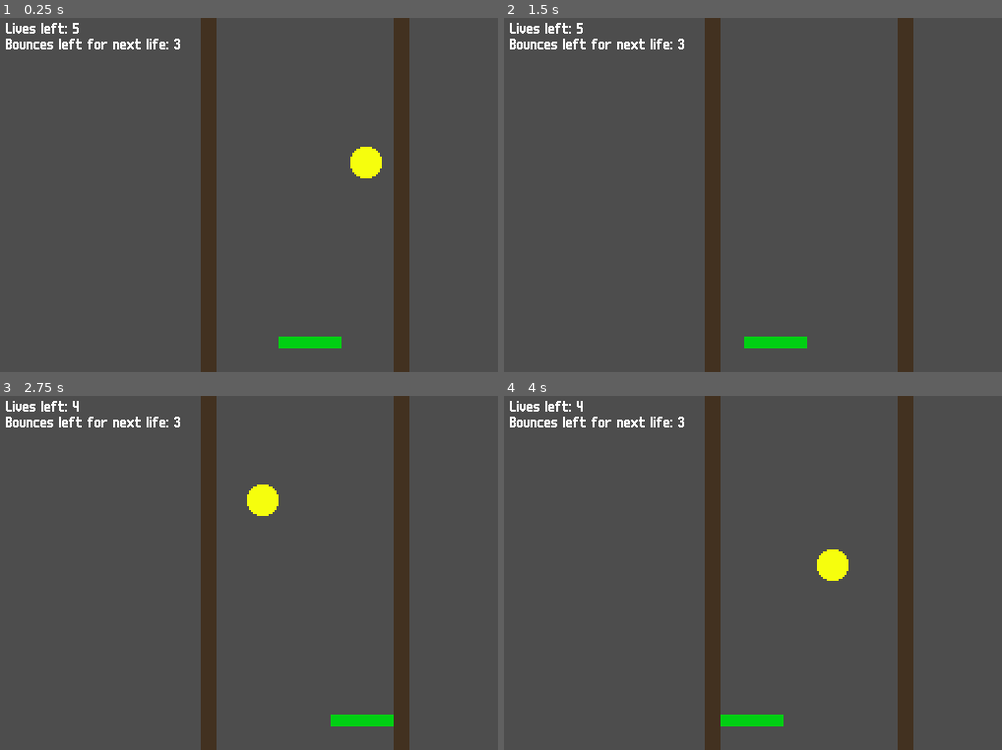
Above: before the commit, frames 1-4 (two rows, left to right).
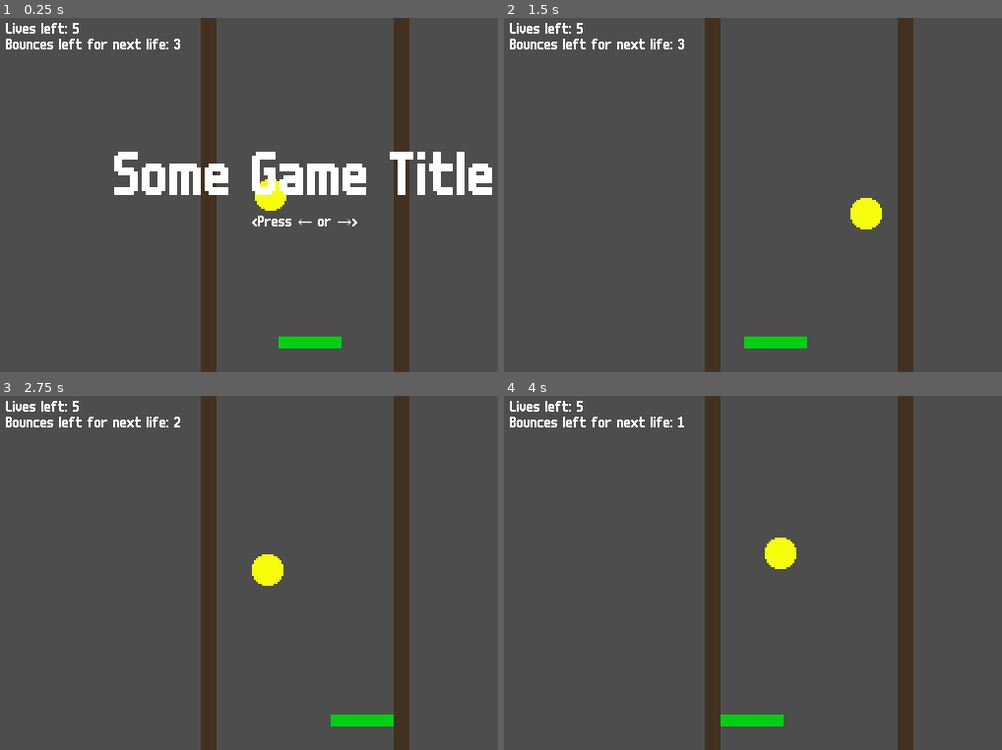
Above: after the commit, the same moments.

Repository: YannVeld/LD60
Game: Godot game, scene res://main.tscn
Same seed, same stepped clock (60 frames per second), same inputs: the game is played once before the commit and once after it.
Inputs:
- Up to frame 1 (0.25 s): no input
- Up to frame 2 (1.5 s): tap Enter at 0.5 s; hold Right (move_right) 0.53-1.28 s; tap R (reroll) at 0.6 s; hold Left (move_left) from 1.28 s (still down); tap 1 at 1.35 s
- Up to frame 3 (2.75 s): release Left (move_left) at 2.03 s; hold Right (move_right) from 2.03 s (still down); tap 2 at 2.1 s
- Up to frame 4 (4 s): tap 3 at 2.85 s; release Right (move_right) at 3.53 s; hold Left (move_left) from 3.53 s (still down); tap 4 at 3.6 s

The runs differ from the first frame. In frame 1, 5.2% of the frame differs, in the area x 22-99%, y 36-59%; in frame 2, 0.5%; in frame 3, 0.9%; in frame 4, 0.9%.

Commit message:
Implemented game restart

Diff:
--- a/Scripts/ball_manager.gd
+++ b/Scripts/ball_manager.gd
@@ -18,7 +18,6 @@
 var out_of_bounds_count: int:
 	get: return _out_of_bounds_count
 
-# Called when the node enters the scene tree for the first time.
 func _ready() -> void:
 	gameProperties.property_changed.connect(_on_ball_count_changed)
 
@@ -30,15 +29,27 @@
 func _on_ball_count_changed(property: String, new_value):
 	if property != "ball_count": return
 
-	var _num_new_balls = gameProperties.ball_count - ball_count
-	if _num_new_balls <= 0:
-		print("Tried to create balls, but there were already enough!")
-		return
+	var _diff = gameProperties.ball_count - ball_count
+	if _diff == 0: return
 
-	for ii in range(_num_new_balls):
-		var _pos = Vector2.ZERO
-		_pos.x = randf_range(-gameProperties.wall_distance/2+16, gameProperties.wall_distance/2-16)
-		_spawn_ball(_pos)
+	while _diff != 0:
+		if _diff > 0:
+			var _pos = Vector2.ZERO
+			_pos.x = randf_range(-gameProperties.wall_distance/2+16, gameProperties.wall_distance/2-16)
+			_spawn_ball(_pos)
+		else:
+			_remove_ball()
+		_diff = gameProperties.ball_count - ball_count
+
+	#var _num_new_balls = gameProperties.ball_count - ball_count
+	#if _num_new_balls <= 0:
+		#print("Tried to create balls, but there were already enough!")
+		#return
+		#
+	#for ii in range(_num_new_balls):
+		#var _pos = Vector2.ZERO
+		#_pos.x = randf_range(-gameProperties.wall_distance/2+16, gameProperties.wall_distance/2-16)
+		#_spawn_ball(_pos)
 
 
 func _spawn_ball(pos_from_center: Vector2):
@@ -52,6 +63,11 @@
 
 	_ball_list.append(_inst)
 
+func _remove_ball():
+	var _ball: Ball = _ball_list[ball_count-1]
+	_ball_list.remove_at(ball_count-1)
+	_ball.queue_free()
+
 func _on_bat_bounce():
 	_bat_bounce_count += 1
 	bat_bounce.emit(_bat_bounce_count)
--- a/Scripts/game_properties.gd
+++ b/Scripts/game_properties.gd
@@ -3,6 +3,16 @@
 signal property_changed(property: String, new_value)
 
 
+var _initial_copy: GameProperties
+func initialize():
+	_initial_copy = duplicate(true)
+
+func reset():
+	assert(_initial_copy != null, "Resource was not initialized before reset")
+	for _prop in get_property_list():
+		if not (_prop["usage"] & PROPERTY_USAGE_STORAGE): continue
+		var _name: String = _prop["name"]
+		set(_name, _initial_copy.get(_name))
 
 
 @export_group("Ball")
--- a/Scripts/lives_manager.gd
+++ b/Scripts/lives_manager.gd
@@ -2,6 +2,8 @@
 
 @export var gameProperties: GameProperties
 @onready var ballManager: BallManager = $"../BallManager"
+
+signal reset_game
 
 var lives_lost: int = 0:
 	set(value):
@@ -16,12 +18,16 @@
 var bounces_since_fail: int = 0
 
 var is_game_over: bool = false
+var waiting_to_begin: bool = true
 
 # Called when the node enters the scene tree for the first time.
 func _ready() -> void:
 	ballManager.out_of_bounds.connect(_on_out_of_bounds)
 	ballManager.bat_bounce.connect(_on_bat_bounce)
 	lives_lost = 0
+
+	gameProperties.initialize()
+	get_tree().paused = true
 
 func _on_out_of_bounds(out_of_bounds_count: int):
 	bounces_since_fail = 0
@@ -36,10 +42,20 @@
 		lives_lost -= 1
 
 func _start_game_over():
-	print("Game over!")
 	is_game_over = true
 	get_tree().paused = true
 
+func _reset_game():
+	gameProperties.reset()
+	reset_game.emit()
+	bounces_since_fail = 0
+	lives_lost = 0
+	is_game_over = false
+	waiting_to_begin = false
+	get_tree().paused = false
+
 # Called every frame. 'delta' is the elapsed time since the previous frame.
 func _process(delta: float) -> void:
-	pass
+	if not (is_game_over or waiting_to_begin): return
+	if Input.is_action_just_pressed("move_left") or Input.is_action_just_pressed("move_right"):
+		_reset_game()
--- a/Scripts/ui_manager.gd
+++ b/Scripts/ui_manager.gd
@@ -12,6 +12,7 @@
 func _ready() -> void:
 	ballManager.out_of_bounds.connect(_on_out_of_bounds)
 	ballManager.bat_bounce.connect(_on_bat_bounce)
+	livesManager.reset_game.connect(_on_game_reset)
 
 func _on_out_of_bounds(out_of_bounds_count: int):
 	queue_redraw()
@@ -19,12 +20,20 @@
 func _on_bat_bounce(bat_bounce_count: int):
 	queue_redraw()
 
+func _on_game_reset():
+	queue_redraw()
+
 func _draw() -> void:
 	draw_string(font, Vector2(16,16), "Lives left: " + str(livesManager.lives_left))
 	draw_string(font, Vector2(16,32), "Bounces left for next life: " + str(gameProperties.bounce_count_for_life_gain - livesManager.bounces_since_fail))
 
+	var center: Vector2 = get_viewport_rect().size/2.0
+	var _width: float = get_viewport_rect().size.x
+
 	if livesManager.is_game_over:
-		var center: Vector2 = get_viewport_rect().size/2.0
-		var _width: float = 360
 		draw_string(font, center + Vector2(-_width/2,0), "Game Over!", HORIZONTAL_ALIGNMENT_CENTER, _width, 64)
 		draw_string(font, center + Vector2(-_width/2,32), "<Press ← or → to try again>", HORIZONTAL_ALIGNMENT_CENTER, _width, 16)
+
+	if livesManager.waiting_to_begin:
+		draw_string(font, center + Vector2(-_width/2,0), "Some Game Title", HORIZONTAL_ALIGNMENT_CENTER, _width, 64)
+		draw_string(font, center + Vector2(-_width/2,32), "<Press ← or →>", HORIZONTAL_ALIGNMENT_CENTER, _width, 16)
--- a/Scripts/upgrade_manager.gd
+++ b/Scripts/upgrade_manager.gd
@@ -29,7 +29,6 @@
 	KEY_8: 8,
 	KEY_9: 9
 }
-
 
 # Called when the node enters the scene tree for the first time.
 func _ready() -> void:
